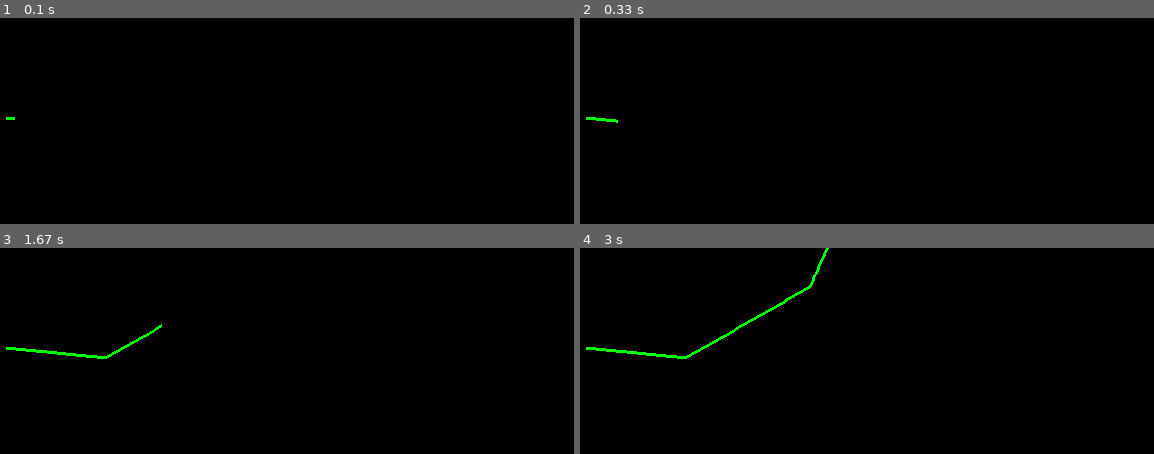
Above: before the commit, frames 1-4 (two rows, left to right).
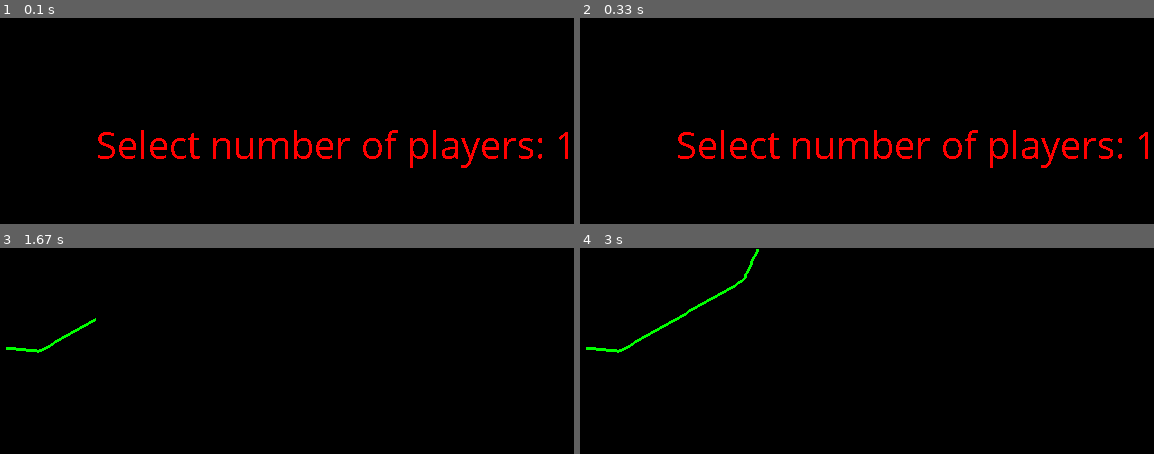
Above: after the commit, the same moments.

Repository: gagiuntoli/simple-pygame
Game: pygame game, started from game.py
The game is run twice, just before and just after one commit, with the same random seed, the same clock (stepped at 60 frames per second) and the same inputs.
Inputs:
- Up to frame 1 (0.1 s): no input
- Up to frame 2 (0.33 s): no input
- Up to frame 3 (1.67 s): tap Enter at 0.33, 0.67 s; tap K at 1 s
- Up to frame 4 (3 s): tap K at 2.43 s

The runs differ from the first frame. In frame 1, 2.8% of the frame differs, in the area x 1-99%, y 48-73%; in frame 2, 2.9%; in frame 3, 0.4%; in frame 4, 1.0%.

Commit message:
Add menu to select num_players and players' name

Diff:
--- a/game.py
+++ b/game.py
@@ -7,11 +7,14 @@
 RED   = (255, 0, 0)
 GREEN = (0, 255, 0)
 BLUE  = (0, 0, 255)
+BLACK = (0, 0, 0)
 
 FPS = 48
 VELOCITY = 100.0
 ANGULAR_SPEED = 10.0
 TOL = 1.0
+MIN_PLAYERS = 1
+MAX_PLAYERS = 3
 
 pygame.init()
 
@@ -42,6 +45,52 @@
 
     return False
 
+def get_players(screen, clock):
+    players = []
+    num_players = MIN_PLAYERS
+    num_players_selected = False
+
+    font = pygame.font.SysFont('Comic Sans MS', 40)
+    name = ''
+
+    while True:
+        for event in pygame.event.get():
+            if not num_players_selected:
+                if event.type == pygame.KEYDOWN:
+                    if event.key == pygame.K_DOWN and num_players > MIN_PLAYERS:
+                        num_players -= 1
+                    if event.key == pygame.K_UP and num_players < MAX_PLAYERS:
+                        num_players += 1
+                    if event.key == pygame.K_RETURN:
+                        num_players_selected = True
+            else:
+                if event.type == pygame.KEYDOWN:
+                    if event.key == pygame.K_RETURN:
+                        players.append(name)
+                        name = ''
+                        if len(players) == num_players:
+                            return players
+                    elif event.key in [pygame.K_DELETE, pygame.K_BACKSPACE]:
+                        name = name[:len(name)-1]
+                    else:
+                        name += event.unicode
+
+        screen.fill(BLACK)
+        screen.blit(font.render('Select number of players: '+str(num_players), False, RED), (100,100))
+
+        if num_players_selected:
+            for i, player in enumerate(players):
+                screen.blit(font.render('Player '+str(i+1)+': '+player, False, RED), (100,150+i*50))
+            screen.blit(font.render('Player '+str(len(players)+1)+': '+name, False, RED), (100,150+len(players)*50))
+
+
+        pygame.display.update()
+        clock.tick(FPS)
+
+players = get_players(screen, clock)
+
+screen.fill(BLACK)
+
 while is_running:
 
     dt = clock.tick(FPS)/1000.0
